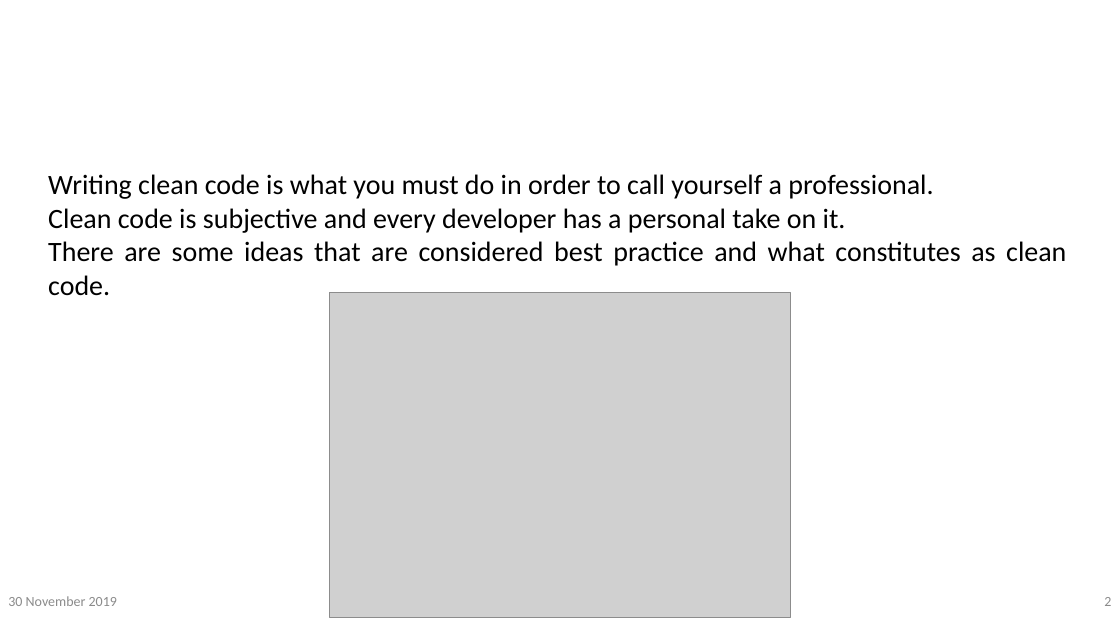
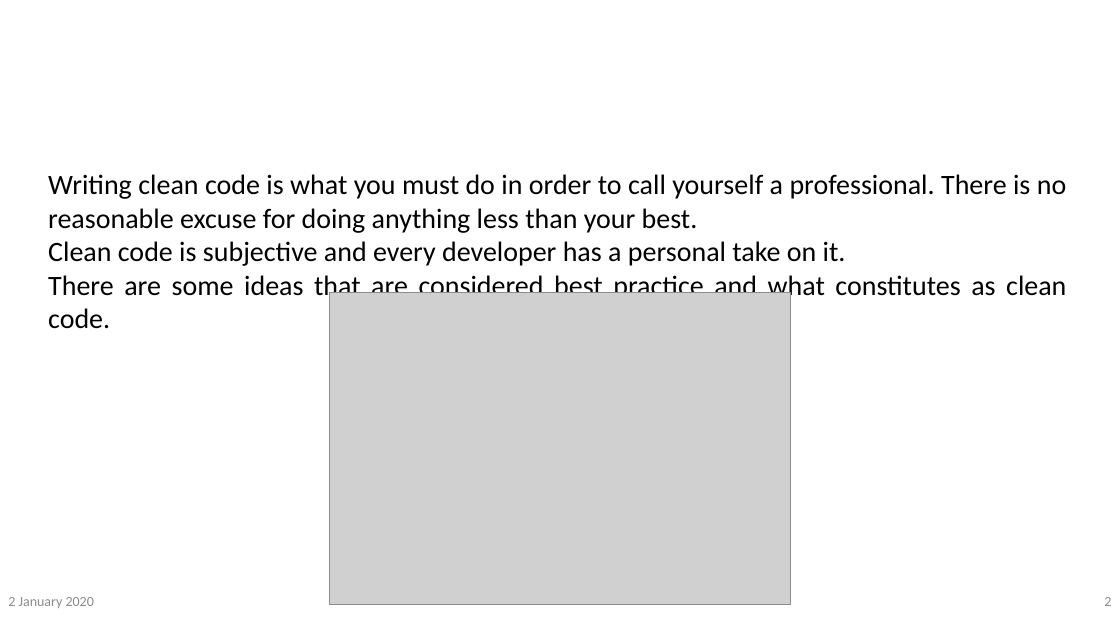
Before and after one commit to vinanti/Skills, a slide deck: slide 2 of PPT/Clean Code/Clean Code.pptx. Drawn at 1120x630 pixels with LibreOffice and Linux fonts; fonts in the diff are those of the drawing; grey boxes stand for pictures; background and template pictures are left out. Boxes give left, top, right and bottom in pixels: in the first picture for what was removed or moved away, otherwise in the second. Text is boxed around its words. In the diff, an @@ line names an element or a change of style, - is before the commit and + after.

```diff
--- a/PPT/Clean Code/Clean Code.pptx
+++ b/PPT/Clean Code/Clean Code.pptx
@@ text at [48, 174, 1066, 233]: text changed @@
-Writing clean code is what you must do in order to call yourself a professional.
+Writing clean code is what you must do in order to call yourself a professional. There is no reasonable excuse for doing anything less than your best.
@@ picture: place and size @@
-picture at [330, 293, 791, 618]
+picture at [330, 293, 791, 605]
@@ text at [8, 597, 94, 608]: text changed @@
-30 November 2019
+2 January 2020
```
Also in this commit, not shown: 43 other slides changed, 19 slides added, 8 slides removed, 6 other files.
